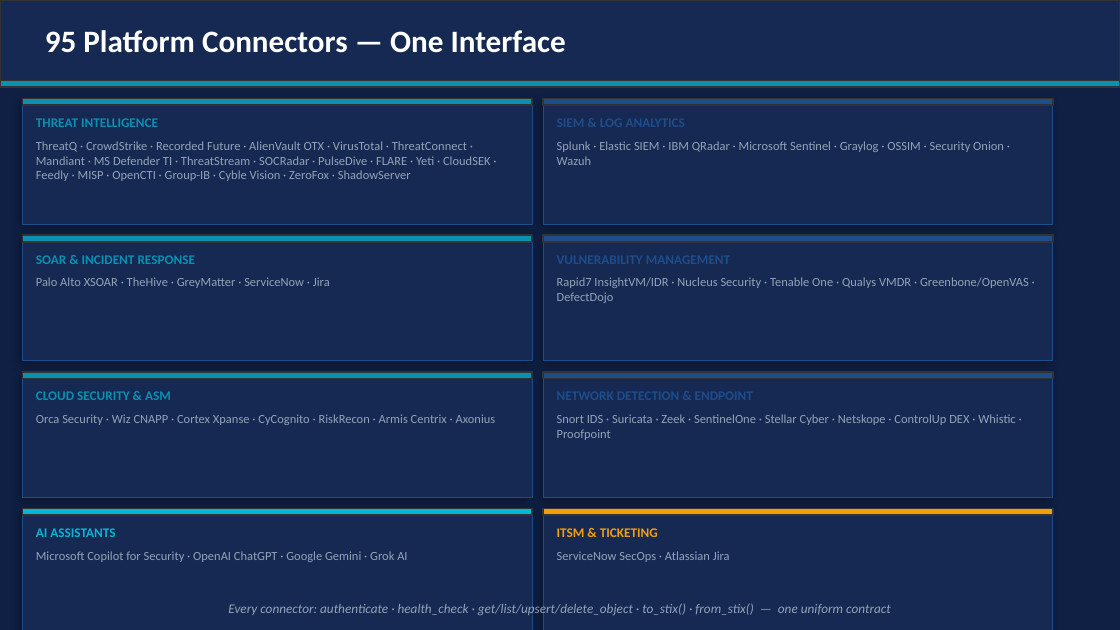
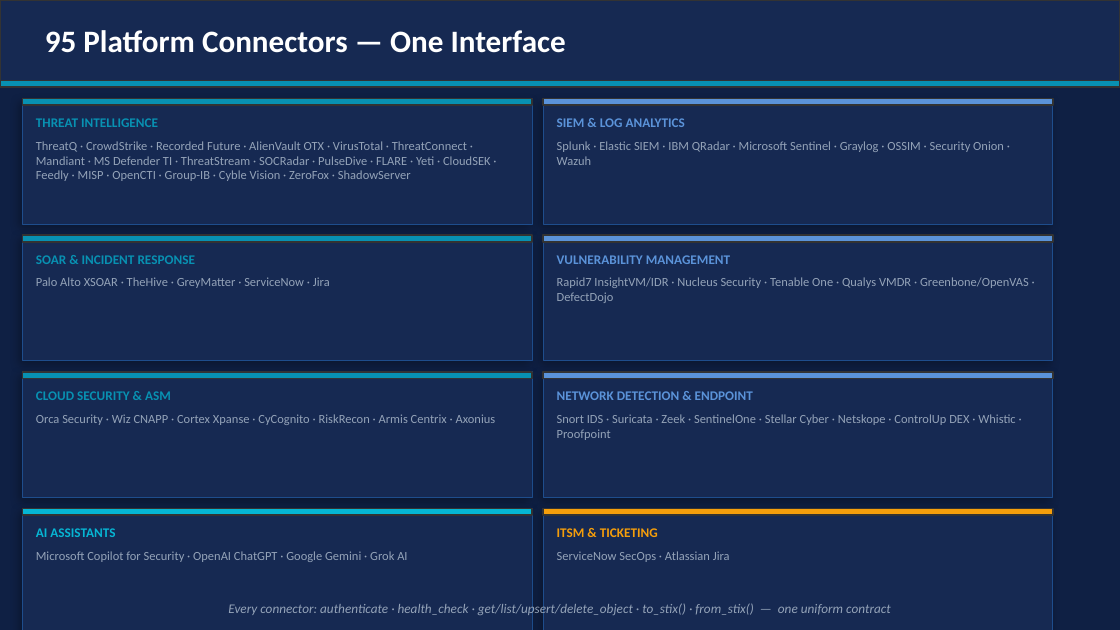
Before and after one commit to wrhalpin/GNAT, a slide deck: slide 5 of GNAT-Presentation.pptx. Drawn at 1120x630 pixels with LibreOffice and Linux fonts; fonts in the diff are those of the drawing. Boxes give left, top, right and bottom in pixels: in the first picture for what was removed or moved away, otherwise in the second. Text is boxed around its words. In the diff, an @@ line names an element or a change of style, - is before the commit and + after.

```diff
--- a/GNAT-Presentation.pptx
+++ b/GNAT-Presentation.pptx
@@ text added at (x1=557, y1=118, x2=685, y2=127), 8.5 pt, text #5B93D9, bold @@
+SIEM & LOG ANALYTICS
@@ text added at (x1=557, y1=255, x2=730, y2=264), 8.5 pt, text #5B93D9, bold @@
+VULNERABILITY MANAGEMENT
@@ fill #1E4D8C to #5B93D9 in 3 elements at (x1=543, y1=99, x2=1053, y2=105), (x1=543, y1=235, x2=1053, y2=242), (x1=543, y1=372, x2=1053, y2=379) @@
@@ text added at (x1=557, y1=391, x2=753, y2=400), 8.5 pt, text #5B93D9, bold @@
+NETWORK DETECTION & ENDPOINT
```
Also in this commit, not shown: 3 other slides changed, 1 other file.
